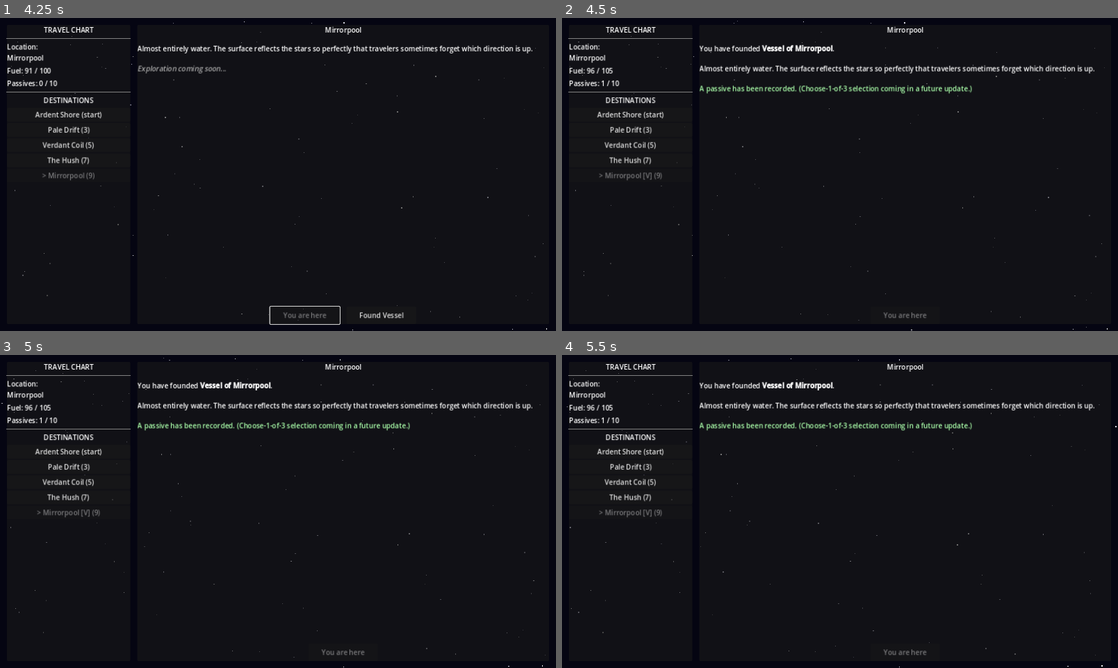
Above: before the commit, frames 1-4 (two rows, left to right).
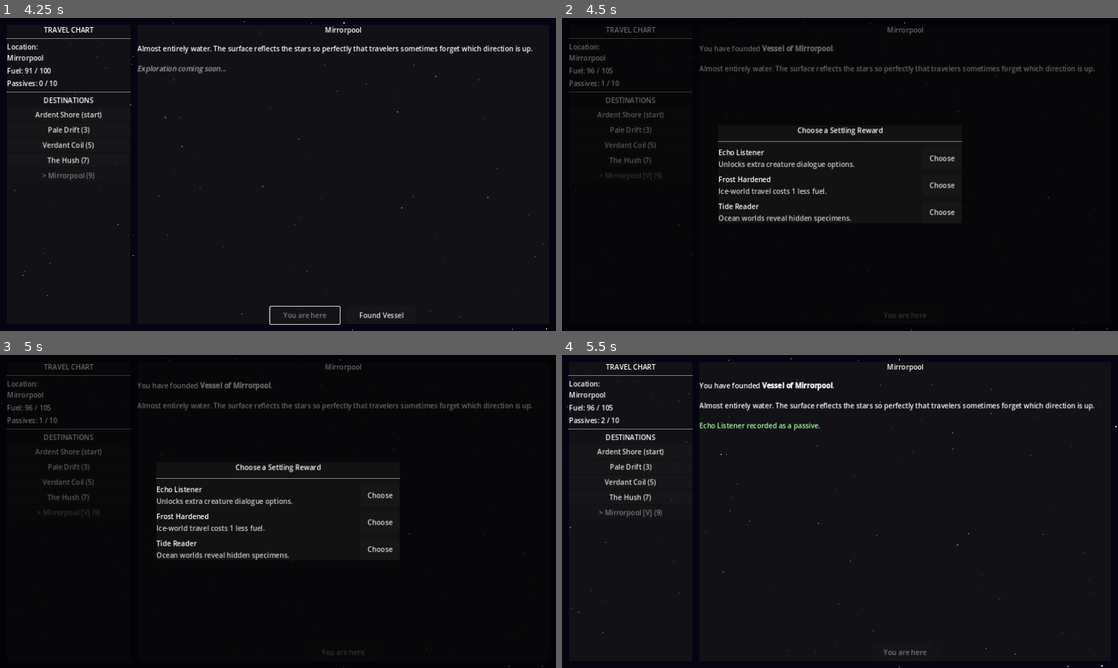
Above: after the commit, the same moments.

Repository: ColdTie/Metanoia-Vessel-2D
Game: Godot game, scene res://scenes/travel/travel_screen.tscn
Same seed, same stepped clock (60 frames per second), same inputs: the game is played once before the commit and once after it.
Inputs (mouse positions are in pixels of both pictures, inside the frame that each line leads up to):
- Up to frame 1 (4.25 s): click "Pale Drift (3)" at 0.5 s; click "Verdant Coil (5)" at 1.25 s; click "The Hush (7)" at 2 s; click "Mirrorpool (9)" at 2.75 s; click "Depart (9 fuel)" at 3.5 s
- Up to frame 2 (4.5 s): click "Found Vessel" at 4.25 s
- Up to frame 3 (5 s): no input
- Up to frame 4 (5.5 s): click (940, 495) at 5 s, where only the run after the commit has a clickable "Choose"

Frame 1 is identical in both runs. In frame 2, 4.9% of the frame differs, in the area x 1-99%, y 0-100%; in frame 3, 4.9%, in the area x 0-99%, y 0-100%; in frame 4, 0.6%.

Commit message:
feat: choose-1-of-3 passive selection on settling
Add GameState.PASSIVE_POOL + draw_passive_choices() and a new
passive_select overlay scene/script. First settlement still grants
founding_bonus automatically; every settlement (first included) now
follows with a draw of 3 unique, not-yet-owned passives for the
player to pick from, replacing the previous hardcoded single grant.

Co-Authored-By: Claude Sonnet 5 <noreply@anthropic.com>
Claude-Session: https://claude.ai/code/session_019YeP3vrRN5Csrye7d35uhx

Diff:
--- /dev/null
+++ b/scenes/ui/passive_select.tscn
@@ -0,0 +1,6 @@
+[gd_scene load_steps=2 format=3 uid="uid://cpassiveselect01"]
+
+[ext_resource type="Script" path="res://scripts/ui/passive_select.gd" id="1_passive"]
+
+[node name="PassiveSelect" type="Control"]
+script = ExtResource("1_passive")
--- a/scripts/autoloads/game_state.gd
+++ b/scripts/autoloads/game_state.gd
@@ -3,6 +3,37 @@
 # Singleton: all mutable game state. Access via GameState.x anywhere.
 
 const MAX_PASSIVES := 10  # Reaching this triggers void unlock check
+
+# Drawable settling rewards (excludes founding_bonus, which is granted once
+# automatically on the player's first settlement — see _on_settle in
+# travel_screen.gd). Keep in sync with design/systems.md's Passive Roster.
+const PASSIVE_POOL: Array = [
+	{
+		"id": "root_knowledge",
+		"name": "Root Knowledge",
+		"desc": "Jungle worlds yield extra specimens.",
+	},
+	{
+		"id": "echo_listener",
+		"name": "Echo Listener",
+		"desc": "Unlocks extra creature dialogue options.",
+	},
+	{
+		"id": "frost_hardened",
+		"name": "Frost Hardened",
+		"desc": "Ice-world travel costs 1 less fuel.",
+	},
+	{
+		"id": "tide_reader",
+		"name": "Tide Reader",
+		"desc": "Ocean worlds reveal hidden specimens.",
+	},
+	{
+		"id": "dust_walker",
+		"name": "Dust Walker",
+		"desc": "Desert worlds never trigger forced combat.",
+	},
+]
 
 var current_world: String = "Ardent Shore"
 var passives: Array = []          # Array of {id, name, desc, source}
@@ -137,6 +168,25 @@
 	return true
 
 
+func has_passive(id: String) -> bool:
+	for p in passives:
+		if p.get("id", "") == id:
+			return true
+	return false
+
+
+func draw_passive_choices(count: int = 3) -> Array:
+	# Returns up to `count` passives from PASSIVE_POOL the player doesn't
+	# already have, in random order. May return fewer once the pool is
+	# exhausted (or an empty array).
+	var available: Array = []
+	for p in PASSIVE_POOL:
+		if not has_passive(p["id"]):
+			available.append(p)
+	available.shuffle()
+	return available.slice(0, min(count, available.size()))
+
+
 func add_specimen(specimen_id: String, world_id: String) -> void:
 	specimens.append({"id": specimen_id, "world_id": world_id})
 
--- a/scripts/travel/travel_screen.gd
+++ b/scripts/travel/travel_screen.gd
@@ -7,6 +7,7 @@
 const STAR_SPEEDS: Array = [12.0, 28.0, 55.0]
 const STAR_COUNTS: Array = [120, 70, 35]
 const STAR_SPAN_W: float = 2560.0   # double viewport width for seamless wrap
+const PassiveSelectScene := preload("res://scenes/ui/passive_select.tscn")
 
 var _star_layers: Array = []
 var _star_root: Node2D
@@ -20,6 +21,7 @@
 var _world_desc_label: RichTextLabel
 var _depart_button: Button
 var _settle_button: Button
+var _ui_root: Control
 
 var _selected_world_id: String = ""
 
@@ -96,6 +98,7 @@
 	root.name = "UIRoot"
 	root.set_anchors_and_offsets_preset(Control.PRESET_FULL_RECT)
 	canvas.add_child(root)
+	_ui_root = root
 
 	_build_left_panel(root)
 	_build_right_panel(root)
@@ -287,18 +290,20 @@
 	if world.get("settled", false):
 		return
 
+	var is_first_settlement: bool = not GameState.has_passive("founding_bonus")
+
 	world["settled"] = true
 	world["vessel_name"] = "Vessel of " + world["name"]
 
-	# Grant the founding passive (choose-1-of-3 UI is TODO)
-	GameState.add_passive({
-		"id": "founding_bonus",
-		"name": "Founding Bonus",
-		"desc": "The act of founding grants clarity. +5 max fuel.",
-		"source": world["name"],
-	})
-	GameState.max_fuel += 5
-	GameState.refuel(5)
+	if is_first_settlement:
+		GameState.add_passive({
+			"id": "founding_bonus",
+			"name": "Founding Bonus",
+			"desc": "The act of founding grants clarity. +5 max fuel.",
+			"source": world["name"],
+		})
+		GameState.max_fuel += 5
+		GameState.refuel(5)
 
 	_settle_button.visible = false
 	_populate_destinations()
@@ -306,10 +311,34 @@
 
 	_world_desc_label.text = \
 		"You have founded [b]" + world["vessel_name"] + "[/b].\n\n" \
-		+ world.get("description", "") \
-		+ "\n\n[color=#aaffaa]A passive has been recorded. " \
-		+ "(Choose-1-of-3 selection coming in a future update.)[/color]"
-
+		+ world.get("description", "")
+
+	var choices: Array = GameState.draw_passive_choices(3)
+	if choices.is_empty():
+		SaveLoad.save_game()
+		return
+
+	var source_world_name: String = world["name"]
+	# Untyped: instantiate() is statically typed Node, but this instance is a
+	# PassiveSelect (scripts/ui/passive_select.gd) with .setup()/.passive_chosen.
+	var select = PassiveSelectScene.instantiate()
+	_ui_root.add_child(select)
+	select.setup(choices)
+	select.passive_chosen.connect(func(passive: Dictionary):
+		_on_settle_passive_chosen(passive, source_world_name)
+	)
+
+
+func _on_settle_passive_chosen(passive: Dictionary, source_world_name: String) -> void:
+	GameState.add_passive({
+		"id": passive.get("id", ""),
+		"name": passive.get("name", ""),
+		"desc": passive.get("desc", ""),
+		"source": source_world_name,
+	})
+	_refresh_status()
+	_world_desc_label.text += "\n\n[color=#aaffaa]" + passive.get("name", "") \
+		+ " recorded as a passive.[/color]"
 	SaveLoad.save_game()
 
 
--- /dev/null
+++ b/scripts/ui/passive_select.gd
@@ -0,0 +1,70 @@
+extends Control
+
+# Choose-1-of-3 settling reward overlay. Instanced over the Travel Screen,
+# built entirely in code. Caller connects to `passive_chosen`, then this
+# node frees itself once a choice is made.
+
+signal passive_chosen(passive: Dictionary)
+
+
+func setup(choices: Array) -> void:
+	set_anchors_and_offsets_preset(Control.PRESET_FULL_RECT)
+
+	var dim := ColorRect.new()
+	dim.color = Color(0.0, 0.0, 0.0, 0.6)
+	dim.set_anchors_and_offsets_preset(Control.PRESET_FULL_RECT)
+	add_child(dim)
+
+	var center := CenterContainer.new()
+	center.set_anchors_and_offsets_preset(Control.PRESET_FULL_RECT)
+	add_child(center)
+
+	var panel := PanelContainer.new()
+	panel.custom_minimum_size = Vector2(560.0, 0.0)
+	center.add_child(panel)
+
+	var vbox := VBoxContainer.new()
+	vbox.add_theme_constant_override("separation", 12)
+	panel.add_child(vbox)
+
+	var title := Label.new()
+	title.text = "Choose a Settling Reward"
+	title.horizontal_alignment = HORIZONTAL_ALIGNMENT_CENTER
+	vbox.add_child(title)
+	vbox.add_child(HSeparator.new())
+
+	for passive in choices:
+		vbox.add_child(_build_choice_row(passive))
+
+
+func _build_choice_row(passive: Dictionary) -> Control:
+	var row := HBoxContainer.new()
+	row.add_theme_constant_override("separation", 16)
+
+	var text_box := VBoxContainer.new()
+	text_box.size_flags_horizontal = Control.SIZE_EXPAND_FILL
+
+	var name_label := Label.new()
+	name_label.text = passive.get("name", "")
+	text_box.add_child(name_label)
+
+	var desc_label := Label.new()
+	desc_label.text = passive.get("desc", "")
+	desc_label.autowrap_mode = TextServer.AUTOWRAP_WORD_SMART
+	desc_label.modulate = Color(0.8, 0.8, 0.8)
+	text_box.add_child(desc_label)
+
+	row.add_child(text_box)
+
+	var choose_btn := Button.new()
+	choose_btn.text = "Choose"
+	choose_btn.custom_minimum_size = Vector2(90.0, 36.0)
+	choose_btn.pressed.connect(func(): _on_choice_made(passive))
+	row.add_child(choose_btn)
+
+	return row
+
+
+func _on_choice_made(passive: Dictionary) -> void:
+	passive_chosen.emit(passive)
+	queue_free()
Not shown, changed: design/content-log.md
Not shown, changed: design/systems.md
